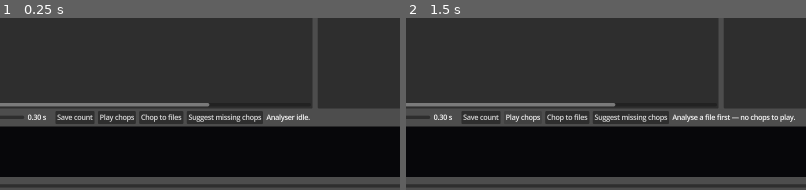
Above: before the commit, frames 1-2 (left to right).
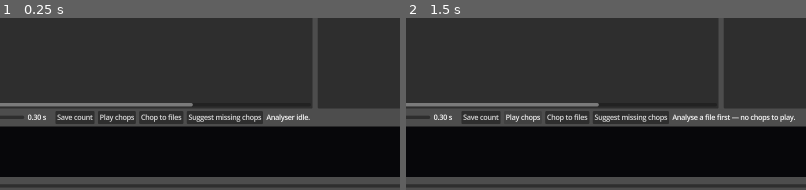
Above: after the commit, the same moments.

Repository: benedictcarter/sound_lib
Game: Godot game, scene res://main.tscn
Two runs of this game, one before a commit and one after it. Both use one fixed random seed, a clock stepped at 60 frames per second and the inputs below.
Inputs (mouse positions are % of the whole screen's width and height, from its top left):
- Up to frame 1 (0.25 s): no input
- Up to frame 2 (1.5 s): click (46, 2) at 0.52 s; type "Alex" at 0.6 s; click (93, 17) at 0.75 s; type "12" at 0.83 s; click "Play chops" at 1.25 s
The pictures show only the part of the screen within x 47-97%, y 41-91%; the shares and areas given below are measured in that part.

The runs differ from the first frame. In frame 1, 0.1% of the frame differs, in the area x 48-53%, y 49-52%; in frame 2, 0.1%.

Commit message:
Add per-track Vol× column (playback gain multiplier, >0)
New COL_VOL_MULT column + userdata 'vol_mult' (lives with ratings/tags, survives
re-indexing). Editable inline, validation > 0 (blank resets to 1.0). Final player
gain = global Vol slider x this multiplier: _apply_volume() from _global_vol x
_play_vol_mult, set in _play_selected/_play_chops and live-applied on edit. The
0..1 global slider is unaffected. e.g. 0.1 quieter, 10 louder.

Co-Authored-By: Claude Opus 4.8 <noreply@anthropic.com>

Diff:
--- a/app/main.gd
+++ b/app/main.gd
@@ -21,21 +21,23 @@
 const COL_CHOP_SND := 14 # suggested/edited chop min-sound seconds (chopping.json)
 const COL_CHOP_N := 15  # resulting chop pieces at those settings (chopping.json)
 const COL_TAGS := 16    # user data (your own keywords; editable inline)
-const COL_COUNT := 17
+const COL_VOL_MULT := 17 # user data: per-track playback gain multiplier (>0)
+const COL_COUNT := 18
 
 const COL_TITLES := [
 	"Filename", "Library", "Supplier", "Bundle",
 	"Duration", "Rate", "Bit", "Ch", "Size", "Rating", "Plays", "Sounds",
-	"Chop dB", "Chop gap", "Min snd", "Chop pieces", "Tags",
+	"Chop dB", "Chop gap", "Min snd", "Chop pieces", "Tags", "Vol×",
 ]
 # Which record field each column sorts/reads. Bundle, Rating, Plays, Sounds,
-# Chop dB/gap/snd/pieces and Tags are special-cased in _sort_value (not in record).
+# Chop dB/gap/snd/pieces, Tags and Vol× are special-cased in _sort_value (not in record).
 const COL_FIELD := [
 	"filename", "library", "supplier", "bundle",
-	"duration", "sample_rate", "bit_depth", "channels", "size", "", "", "", "", "", "", "", "",
+	"duration", "sample_rate", "bit_depth", "channels", "size", "", "", "", "", "", "", "", "", "",
 ]
 const NUMERIC_COLS := [COL_DURATION, COL_RATE, COL_BIT, COL_CH, COL_SIZE,
-	COL_RATING, COL_PLAYS, COL_SOUNDS, COL_CHOP_DB, COL_CHOP_GAP, COL_CHOP_SND, COL_CHOP_N]
+	COL_RATING, COL_PLAYS, COL_SOUNDS, COL_CHOP_DB, COL_CHOP_GAP, COL_CHOP_SND, COL_CHOP_N,
+	COL_VOL_MULT]
 
 # Tokens ignored by the keyword analysis: English filler + audio/file-format
 # noise (channel layouts, formats, mic patterns) that would otherwise dominate.
@@ -58,7 +60,7 @@
 const KW_MIN_LEN := 2       # ignore 1-char tokens
 
 # Default column widths (indices match COL_*). Columns are resizable at runtime.
-const COL_DEFAULT_W := [460, 180, 140, 85, 65, 72, 42, 38, 78, 95, 58, 60, 70, 72, 70, 80, 200]
+const COL_DEFAULT_W := [460, 180, 140, 85, 65, 72, 42, 38, 78, 95, 58, 60, 70, 72, 70, 80, 200, 56]
 const COL_MIN_W := 28       # smallest a column can be dragged to
 const RESIZE_GRAB := 6      # px tolerance around a divider to start a resize
 
@@ -231,6 +233,8 @@
 var _stream_len: float = 0.0
 var _playing_rec: Variant = null     # record currently loaded in the player
 var _playing_item: TreeItem = null   # its row, for live cell updates
+var _global_vol: float = 0.9         # the 0..1 global Vol slider value
+var _play_vol_mult: float = 1.0      # current track's per-track Vol× multiplier
 var _last_click_col: int = -1        # column of the last mouse click (gates play)
 var _hover_item: TreeItem = null     # row whose Rating cell is showing a preview
 var _hover_star: int = -1            # previewed star count under the cursor
@@ -851,6 +855,8 @@
 		return _chop_n_val(rec)
 	if col == COL_TAGS:
 		return _get_tags(rec)
+	if col == COL_VOL_MULT:
+		return _get_vol_mult(rec)
 	return rec.get(COL_FIELD[col])
 
 
@@ -913,7 +919,7 @@
 		_apply_userdata_cells(it, rec)
 		_apply_chop_cells(it, rec)
 		for c in [COL_DURATION, COL_RATE, COL_BIT, COL_CH, COL_SIZE, COL_PLAYS,
-				COL_SOUNDS, COL_CHOP_DB, COL_CHOP_GAP, COL_CHOP_SND, COL_CHOP_N]:
+				COL_SOUNDS, COL_CHOP_DB, COL_CHOP_GAP, COL_CHOP_SND, COL_CHOP_N, COL_VOL_MULT]:
 			it.set_text_alignment(c, HORIZONTAL_ALIGNMENT_RIGHT)
 		it.set_metadata(0, rec)
 	_count_label.text = "%d / %d files" % [_filtered.size(), _all.size()]
@@ -929,6 +935,11 @@
 	it.set_text(COL_TAGS, _get_tags(rec))
 	it.set_editable(COL_TAGS, true)            # double-click to edit
 	it.set_tooltip_text(COL_TAGS, "Double-click to edit. Separate keywords with spaces or commas.")
+	it.set_text(COL_VOL_MULT, _fmt_mult(_get_vol_mult(rec)))
+	it.set_editable(COL_VOL_MULT, true)
+	it.set_tooltip_text(COL_VOL_MULT,
+		"Per-track playback gain (>0). Multiplies this track's volume on top of the " \
+		+ "global Vol slider. e.g. 0.1 = quieter, 10 = louder. Blank = 1 (unchanged).")
 
 
 # ===========================================================================
@@ -967,7 +978,7 @@
 func _on_row_activated() -> void:
 	# Double-click plays -- except on the editable Rating/Tags/Chop cells, where
 	# a double-click opens the editor / sets a rating instead of playing.
-	if _last_click_col in [COL_RATING, COL_TAGS, COL_CHOP_DB, COL_CHOP_GAP, COL_CHOP_SND]:
+	if _last_click_col in [COL_RATING, COL_TAGS, COL_CHOP_DB, COL_CHOP_GAP, COL_CHOP_SND, COL_VOL_MULT]:
 		return
 	_play_selected()
 
@@ -985,7 +996,8 @@
 		elif mouse_btn == MOUSE_BUTTON_LEFT:
 			_apply_rating(rec, it, _star_at(it, pos.x))
 		return                                 # never play when rating
-	if col == COL_TAGS or col == COL_CHOP_DB or col == COL_CHOP_GAP or col == COL_CHOP_SND:
+	if col == COL_TAGS or col == COL_CHOP_DB or col == COL_CHOP_GAP or col == COL_CHOP_SND \
+			or col == COL_VOL_MULT:
 		return                                 # let the inline editor handle it
 	# Don't autoplay while Shift/Ctrl-extending a selection range.
 	var ranging := Input.is_key_pressed(KEY_SHIFT) or Input.is_key_pressed(KEY_CTRL)
@@ -1003,6 +1015,8 @@
 		_set_tags(rec, it.get_text(COL_TAGS))
 	elif col == COL_CHOP_DB or col == COL_CHOP_GAP or col == COL_CHOP_SND:
 		_on_chop_edited(rec, it, col)
+	elif col == COL_VOL_MULT:
+		_on_vol_mult_edited(rec, it)
 
 
 # ===========================================================================
@@ -1251,6 +1265,8 @@
 		_now_label.text = "Could not load WAV: %s" % abs
 		return
 	_player.stream = stream
+	_play_vol_mult = _get_vol_mult(rec)        # per-track gain on top of the slider
+	_apply_volume()
 	_player.play()
 	_stream_len = stream.get_length()
 	_playing_rec = rec
@@ -1282,7 +1298,14 @@
 
 
 func _on_volume_changed(v: float) -> void:
-	_player.volume_db = -80.0 if v <= 0.001 else linear_to_db(v)
+	_global_vol = v
+	_apply_volume()
+
+
+# Final player gain = global slider × the playing track's Vol× multiplier.
+func _apply_volume() -> void:
+	var lin := _global_vol * _play_vol_mult
+	_player.volume_db = -80.0 if lin <= 0.001 else linear_to_db(lin)
 
 
 func _on_seek_released(_changed: bool) -> void:
@@ -1377,6 +1400,38 @@
 func _get_tags(rec: Dictionary) -> String:
 	var ud: Variant = _userdata.get(String(rec.get("path", "")))
 	return String(ud.get("tags", "")) if typeof(ud) == TYPE_DICTIONARY else ""
+
+
+# Per-track playback gain multiplier (>0; default 1.0 = unchanged).
+func _get_vol_mult(rec: Variant) -> float:
+	if typeof(rec) != TYPE_DICTIONARY:
+		return 1.0
+	var ud: Variant = _userdata.get(String(rec.get("path", "")))
+	if typeof(ud) == TYPE_DICTIONARY and ud.has("vol_mult"):
+		var v := float(ud["vol_mult"])
+		return v if v > 0.0 else 1.0
+	return 1.0
+
+
+func _fmt_mult(v: float) -> String:
+	return "" if is_equal_approx(v, 1.0) else str(v)
+
+
+# Inline edit of the Vol× cell. Validation: must be > 0; blank resets to 1.0.
+func _on_vol_mult_edited(rec: Variant, it: TreeItem) -> void:
+	if typeof(rec) != TYPE_DICTIONARY:
+		return
+	var txt := it.get_text(COL_VOL_MULT).strip_edges()
+	var v := 1.0 if txt == "" else (txt.to_float() if txt.is_valid_float() else -1.0)
+	if v <= 0.0:
+		_status_label.text = "Vol× must be a number > 0 (got \"%s\")." % txt
+		it.set_text(COL_VOL_MULT, _fmt_mult(_get_vol_mult(rec)))   # revert
+		return
+	_set_userdata(rec, "vol_mult", v)
+	it.set_text(COL_VOL_MULT, _fmt_mult(v))
+	if rec == _playing_rec:                    # live-apply to the current track
+		_play_vol_mult = v
+		_apply_volume()
 
 
 func _set_userdata(rec: Variant, field: String, value: Variant) -> void:
@@ -1766,6 +1821,8 @@
 		_an_status.text = "Play chops needs 8/16-bit PCM (format %d)." % stream.format
 		return
 	_player.stream = preview
+	_play_vol_mult = _get_vol_mult(_an_rec)    # match the source track's Vol×
+	_apply_volume()
 	_player.play()
 	_stream_len = preview.get_length()
 	_playing_rec = null          # preview timeline != original; skip cursor + play-count
Not shown, changed: CLAUDE.md
Not shown, changed: README.md
